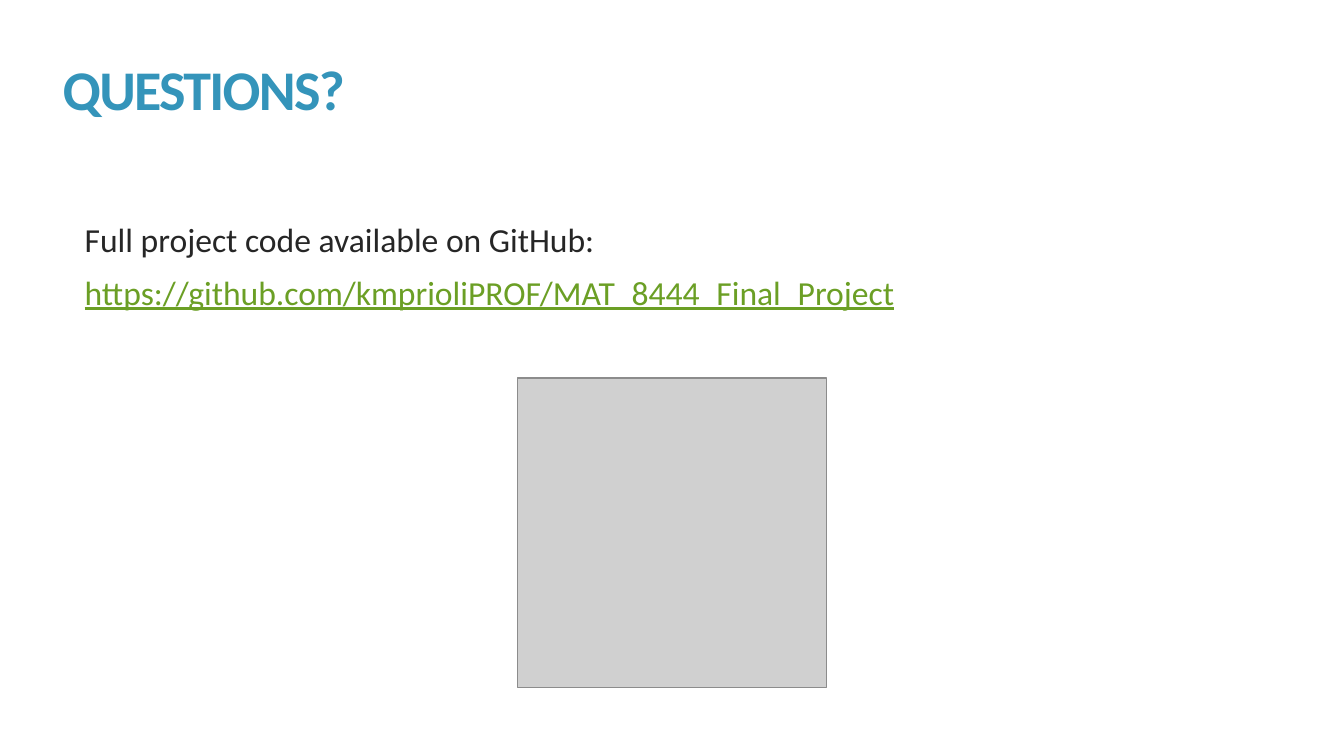
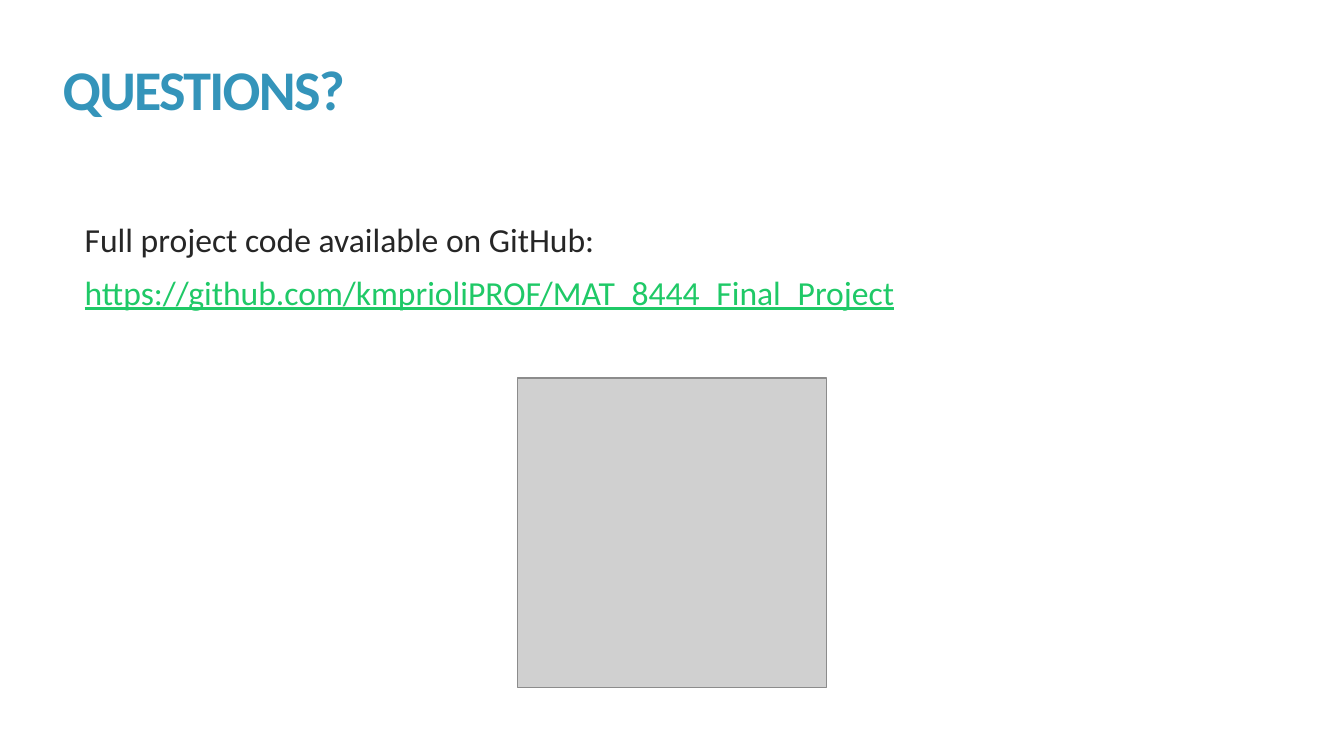
Before and after one commit to kmprioliPROF/MAT_8444_Final_Project, a slide deck: slide 19 of Prioli_Final_Proj.pptx (slide 18 before the commit). Drawn at 1344x756 pixels with LibreOffice and Linux fonts; fonts in the diff are those of the drawing; grey boxes stand for pictures. Boxes give left, top, right and bottom in pixels: in the first picture for what was removed or moved away, otherwise in the second. Text is boxed around its words. In the diff, an @@ line names an element or a change of style, - is before the commit and + after.

```diff
--- a/Prioli_Final_Proj.pptx
+++ b/Prioli_Final_Proj.pptx
@@ text at [85, 281, 894, 311]: text colour #6B9F25 to #1FC967 in "https://github.com/kmprioliPROF/MAT_8444_Final_Project" @@
```
Also in this commit, not shown: 7 other slides changed, 1 slide added.
